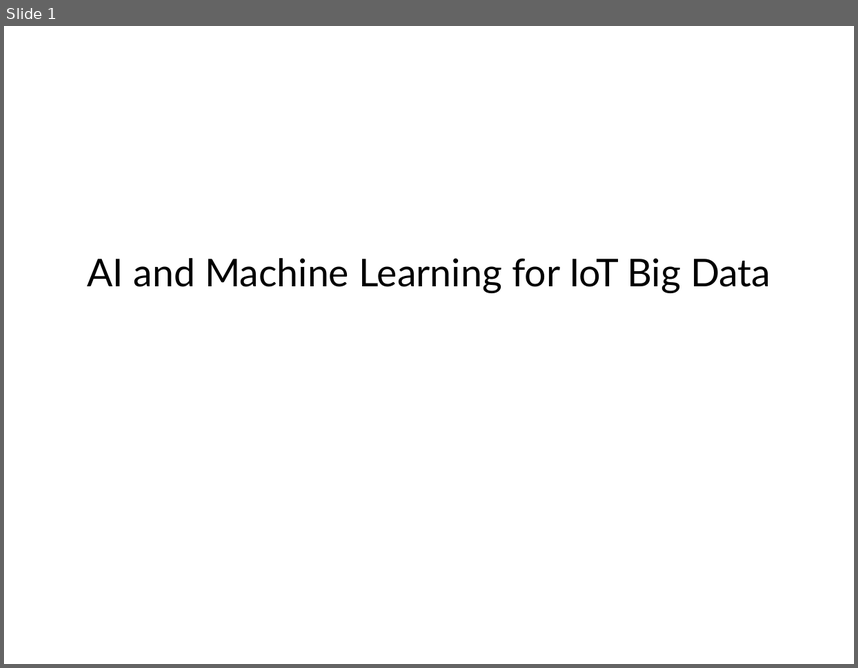
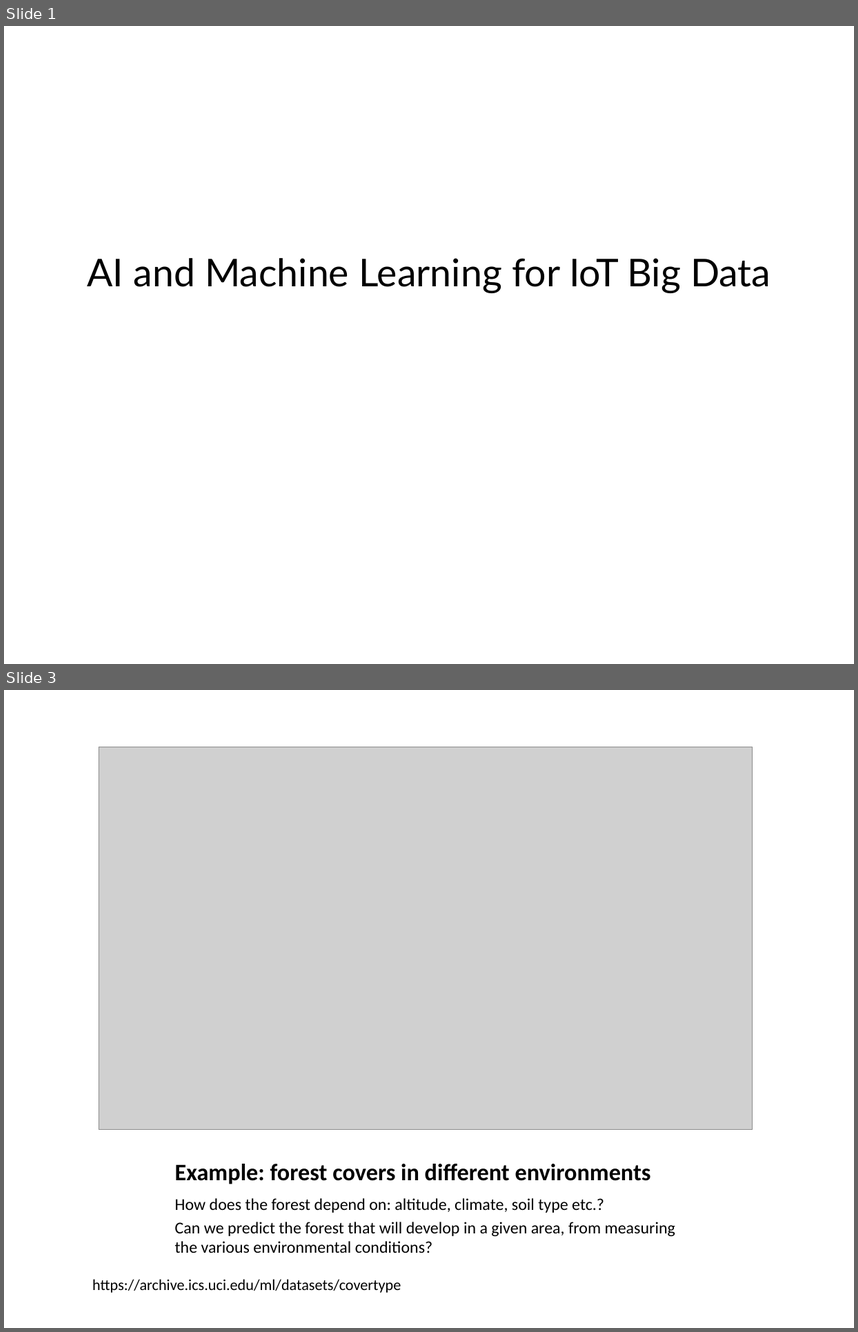
Before and after one commit to kic-markon/ITU_MSc_AM4, a slide deck: powerpoints/ITU Academy Slides AM4-10.pptx. Shown one above the other, each under a label of ours: slide 1 before the commit, slides 1 and 3 after it; the slides between them are not shown. The pictures are 858x668 and 858x1332 pixels, drawn with LibreOffice and Linux fonts; fonts in the diff are those of the drawing; grey boxes stand for pictures; background and template pictures are left out. Boxes give left, top, right and bottom in pixels: in the first picture for what was removed or moved away, otherwise in the second. Text is boxed around its words. In the diff, an @@ line names an element or a change of style, - is before the commit and + after.

```diff
--- a/powerpoints/ITU Academy Slides AM4-10.pptx
+++ b/powerpoints/ITU Academy Slides AM4-10.pptx
@@ slide 3 added at (4, 690, 854, 1328), background picture (left out) @@
@@ picture added at (99, 747, 752, 1130) @@
@@ title added at (175, 1163, 651, 1184), 20 pt, text #000000, bold @@
+Example: forest covers in different environments
@@ text added at (175, 1198, 675, 1252), 14 pt, text #000000 @@
+How does the forest depend on: altitude, climate, soil type etc.?
+Can we predict the forest that will develop in a given area, from measuring the various environmental conditions?
@@ text added at (92, 1279, 401, 1292), 13 pt, text #000000 @@
+https://archive.ics.uci.edu/ml/datasets/covertype
```
Also in this commit, not shown: 1 slide changed, 9 other slides added, 1 slide removed, 50 other files.
